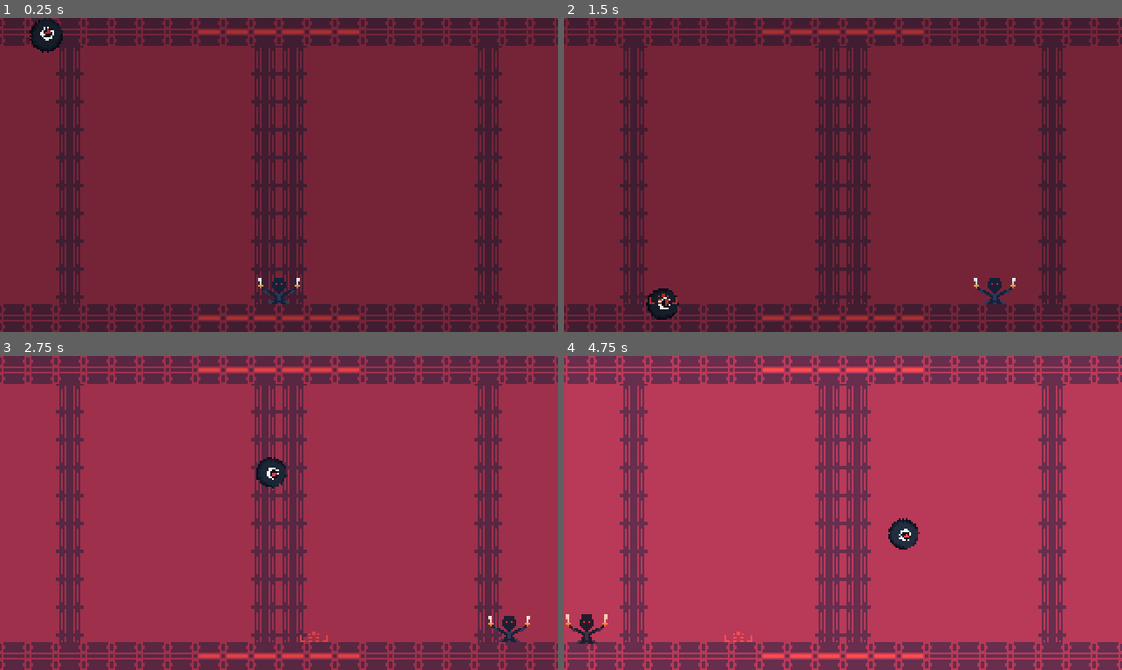
Above: before the commit, frames 1-4 (two rows, left to right).
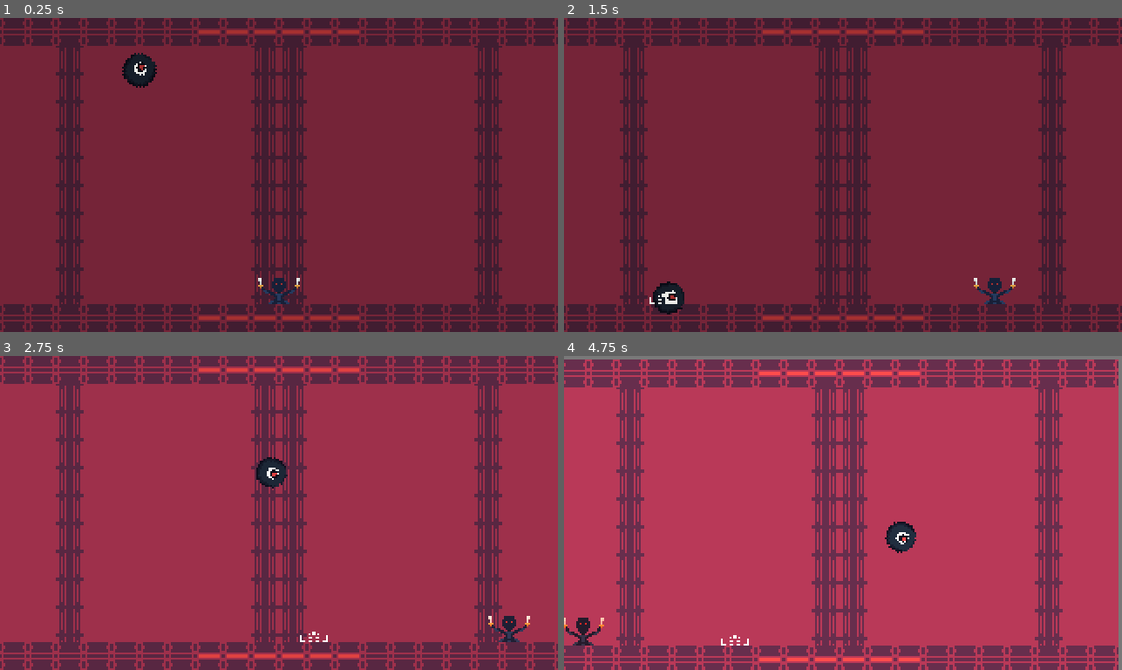
Above: after the commit, the same moments.

Repository: donovan-cartier/veryfast-rythm
Game: Godot game, scene res://Scenes/game.tscn
Same seed, same stepped clock (60 frames per second), same inputs: the game is played once before the commit and once after it.
Inputs:
- Up to frame 1 (0.25 s): no input
- Up to frame 2 (1.5 s): hold D (right) 0.53-1.28 s; hold A (left) from 1.28 s (still down)
- Up to frame 3 (2.75 s): release A (left) at 2.03 s; hold D (right) from 2.03 s (still down)
- Up to frame 4 (4.75 s): release D (right) at 3.53 s; hold A (left) from 3.53 s (still down)

The runs differ from the first frame. In frame 1, 1.0% of the frame differs, in the area x 5-29%, y 0-23%; in frame 2, 0.4%; in frame 3, less than 0.1%; in frame 4, 17%, in the area x 0-100%, y 0-100%.

Commit message:
various effects

Diff:
--- a/Scenes/Scripts/ball.gd
+++ b/Scenes/Scripts/ball.gd
@@ -3,6 +3,7 @@
 
 @export var ball_default_location : Marker2D
 @onready var animation_player := $AnimationPlayer
+@onready var sprite := $Sprite2D
 
 var next_location_marker = preload("res://Scenes/next_location_marker.tscn")
 var next_location_marker_instance
@@ -17,7 +18,7 @@
 
 func start_sequence():
 	if towards_player:
-		bounce_to_location(next_location, .3)
+		bounce_to_location(next_location, MusicManager.time_between_beats)
 		animation_player.play("attack")
 	else:
 		bounce_to_location(ball_default_location.global_position)
@@ -25,11 +26,14 @@
 
 	towards_player = !towards_player
 
-func bounce_to_location(location: Vector2, duration: float = .2):
-	print(next_location)
+func bounce_to_location(location: Vector2, duration: float = .2, hit_player: bool = false):
 	var tween = get_tree().create_tween()
 	tween.tween_property(self, "global_position", location, duration)
-	next_location = get_random_location()
+
+	if !hit_player:
+		next_location = get_random_location()
+		if location == ball_default_location.global_position:
+			GameManager.camera.get_node("AnimationPlayer").play("shake")
 
 func get_random_location():
 	var viewport_size = GameManager.camera.get_viewport_rect().size
@@ -37,4 +41,10 @@
 
 func _on_body_entered(body):
 	if body is Player:
-		bounce_to_location(ball_default_location.global_position)
+		bounce_to_location(ball_default_location.global_position, .2, true)
+		hit()
+
+func hit():
+	var tween: Tween = create_tween()
+	tween.tween_property(sprite, "modulate:v", 1, 0.3).from(15)
+	animation_player.play("hit")
--- a/Scenes/eye_ball.tscn
+++ b/Scenes/eye_ball.tscn
@@ -34,9 +34,38 @@
 "values": [Vector2(1, 1), Vector2(1.2, 1.2), Vector2(1, 1)]
 }
 
+[sub_resource type="Animation" id="Animation_w2lfi"]
+resource_name = "hit"
+length = 0.3
+tracks/0/type = "value"
+tracks/0/imported = false
+tracks/0/enabled = true
+tracks/0/path = NodePath("Sprite2D:scale")
+tracks/0/interp = 1
+tracks/0/loop_wrap = true
+tracks/0/keys = {
+"times": PackedFloat32Array(0, 0.05, 0.3),
+"transitions": PackedFloat32Array(1, 1, 1),
+"update": 0,
+"values": [Vector2(1, 1), Vector2(1.6, 0.8), Vector2(1, 1)]
+}
+tracks/1/type = "value"
+tracks/1/imported = false
+tracks/1/enabled = true
+tracks/1/path = NodePath("Sprite2D:rotation")
+tracks/1/interp = 1
+tracks/1/loop_wrap = true
+tracks/1/keys = {
+"times": PackedFloat32Array(0),
+"transitions": PackedFloat32Array(1),
+"update": 0,
+"values": [0.0]
+}
+
 [sub_resource type="AnimationLibrary" id="AnimationLibrary_qfjbd"]
 _data = {
-"attack": SubResource("Animation_033ba")
+"attack": SubResource("Animation_033ba"),
+"hit": SubResource("Animation_w2lfi")
 }
 
 [node name="EyeBall" type="Area2D"]
--- a/Scenes/game.tscn
+++ b/Scenes/game.tscn
@@ -6,10 +6,46 @@
 [ext_resource type="PackedScene" uid="uid://d4lpm5nhdk08t" path="res://Scenes/eye_ball.tscn" id="3_l41dp"]
 [ext_resource type="Shader" path="res://Shaders/beat.gdshader" id="4_ttde0"]
 
+[sub_resource type="Animation" id="Animation_qppys"]
+resource_name = "shake"
+length = 0.1
+tracks/0/type = "value"
+tracks/0/imported = false
+tracks/0/enabled = true
+tracks/0/path = NodePath(".:position")
+tracks/0/interp = 1
+tracks/0/loop_wrap = true
+tracks/0/keys = {
+"times": PackedFloat32Array(0, 0.0461546, 0.1),
+"transitions": PackedFloat32Array(1, 1, 1),
+"update": 0,
+"values": [Vector2(160, 90), Vector2(165, 85), Vector2(160, 90)]
+}
+
+[sub_resource type="AnimationLibrary" id="AnimationLibrary_4nw2l"]
+_data = {
+"shake": SubResource("Animation_qppys")
+}
+
 [sub_resource type="ShaderMaterial" id="ShaderMaterial_wg4v7"]
 shader = ExtResource("4_ttde0")
 shader_parameter/enabled = true
 shader_parameter/white_level = 1.0
+
+[sub_resource type="Animation" id="Animation_gyd15"]
+length = 0.001
+tracks/0/type = "value"
+tracks/0/imported = false
+tracks/0/enabled = true
+tracks/0/path = NodePath("ScreenShader:material:shader_parameter/white_level")
+tracks/0/interp = 1
+tracks/0/loop_wrap = true
+tracks/0/keys = {
+"times": PackedFloat32Array(0),
+"transitions": PackedFloat32Array(1),
+"update": 0,
+"values": [1.0]
+}
 
 [sub_resource type="Animation" id="Animation_a3klm"]
 resource_name = "flash"
@@ -25,21 +61,6 @@
 "transitions": PackedFloat32Array(1, 1, 1),
 "update": 0,
 "values": [1.0, 1.7, 1.0]
-}
-
-[sub_resource type="Animation" id="Animation_gyd15"]
-length = 0.001
-tracks/0/type = "value"
-tracks/0/imported = false
-tracks/0/enabled = true
-tracks/0/path = NodePath("ScreenShader:material:shader_parameter/white_level")
-tracks/0/interp = 1
-tracks/0/loop_wrap = true
-tracks/0/keys = {
-"times": PackedFloat32Array(0),
-"transitions": PackedFloat32Array(1),
-"update": 0,
-"values": [1.0]
 }
 
 [sub_resource type="AnimationLibrary" id="AnimationLibrary_n7ri0"]
@@ -72,7 +93,12 @@
 position = Vector2(162, 58)
 
 [node name="Camera2D" type="Camera2D" parent="."]
-anchor_mode = 0
+position = Vector2(160, 90)
+
+[node name="AnimationPlayer" type="AnimationPlayer" parent="Camera2D"]
+libraries = {
+"": SubResource("AnimationLibrary_4nw2l")
+}
 
 [node name="CanvasLayer" type="CanvasLayer" parent="."]
 
--- a/project.godot
+++ b/project.godot
@@ -27,6 +27,7 @@
 window/size/window_width_override=1280
 window/size/window_height_override=720
 window/stretch/mode="viewport"
+window/canvas_textures/default_texture_filter=0
 
 [input]
 
Binary file changed: Assets/Sprites/marker.png
Not shown: 1 places in Scenes/eye_ball.tscn that only renumber resources
Not shown: 1 places in Scenes/game.tscn that only renumber resources
